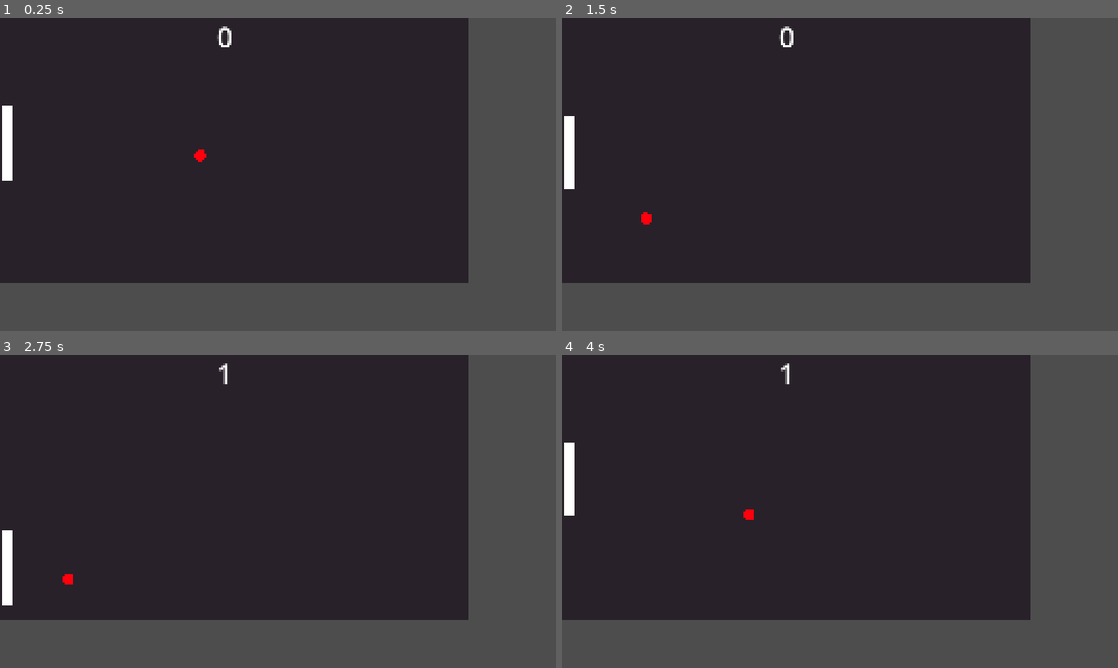
Above: before the commit, frames 1-4 (two rows, left to right).
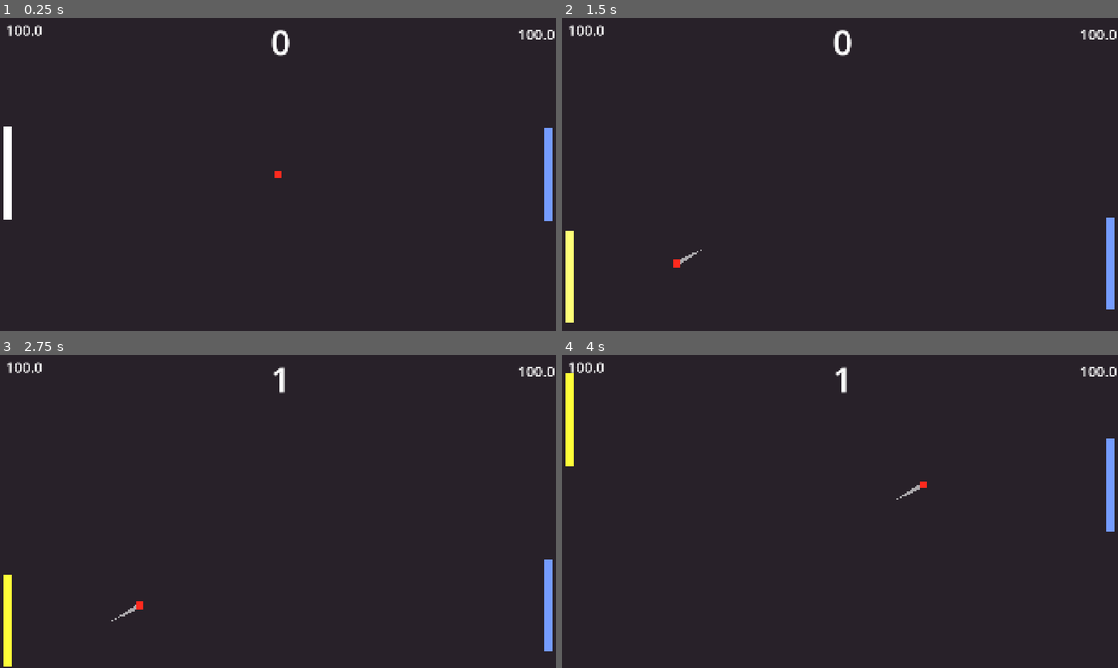
Above: after the commit, the same moments.

Repository: Vedomom/hyper-pong
Game: Godot game, scene res://Scenes/Court.tscn
Same seed, same stepped clock (60 frames per second), same inputs: the game is played once before the commit and once after it. The project has no main scene, so this scene is started directly.
Inputs:
- Up to frame 1 (0.25 s): no input
- Up to frame 2 (1.5 s): hold D (Right) 0.53-1.28 s; hold Space (Hit) 0.53-1.28 s; tap Shift (Roll) at 0.8, 1.35 s; hold S (Down) from 1.28 s (still down)
- Up to frame 3 (2.75 s): tap Space (Hit) at 1.55 s; release S (Down) at 2.03 s; hold D (Right) from 2.03 s (still down); hold Space (Hit) from 2.03 s (still down); tap Shift (Roll) at 2.3 s
- Up to frame 4 (4 s): release D (Right) at 2.78 s; release Space (Hit) at 2.78 s; hold W (Up) 2.78-3.53 s; tap Shift (Roll) at 2.85, 3.8 s; tap Space (Hit) at 3.05 s; hold A (Left) from 3.53 s (still down); hold Space (Hit) from 3.53 s (still down)

The runs differ from the first frame. In frame 1, 29% of the frame differs, in the area x 0-100%, y 0-100%; in frame 2, 30%; in frame 3, 30%; in frame 4, 30%.

Commit message:
added ball movement , an enemy AI, health , a trail , and the ability to die

Diff:
--- a/Scenes/Court.tscn
+++ b/Scenes/Court.tscn
@@ -2,17 +2,28 @@
 
 [ext_resource type="Script" uid="uid://txpkjvrook4q" path="res://Scripts/playerMovement.gd" id="1_n36lv"]
 [ext_resource type="Script" uid="uid://csxnwhwiii8af" path="res://Scripts/ballLogic.gd" id="2_kpgf4"]
+[ext_resource type="Script" uid="uid://fakuowg2ohf2" path="res://Scripts/CPUMovement.gd" id="3_h1ah7"]
 
 [sub_resource type="RectangleShape2D" id="RectangleShape2D_h1ah7"]
-size = Vector2(22, 163)
+size = Vector2(20, 163)
 
 [sub_resource type="BoxMesh" id="BoxMesh_kpgf4"]
-size = Vector3(0.5, 4, 1)
+size = Vector3(0.4, 4, 1)
 
-[sub_resource type="SphereMesh" id="SphereMesh_lhf37"]
+[sub_resource type="Curve" id="Curve_8xsaa"]
+_data = [Vector2(0, 0), 0.0, 0.79999995, 0, 1, Vector2(1, 0.79999995), 0.79999995, 0.0, 1, 0]
+point_count = 2
+metadata/_snap_enabled = true
+metadata/_snap_count = 100
 
 [sub_resource type="CircleShape2D" id="CircleShape2D_4wpvp"]
-radius = 28.0
+radius = 18.0
+
+[sub_resource type="RectangleShape2D" id="RectangleShape2D_4wpvp"]
+size = Vector2(20, 163)
+
+[sub_resource type="BoxMesh" id="BoxMesh_8xsaa"]
+size = Vector3(0.4, 4, 1)
 
 [sub_resource type="RectangleShape2D" id="RectangleShape2D_lhf37"]
 size = Vector2(1920, 50)
@@ -23,6 +34,12 @@
 [sub_resource type="LabelSettings" id="LabelSettings_8xsaa"]
 font_size = 120
 
+[sub_resource type="LabelSettings" id="LabelSettings_hxgs0"]
+font_size = 50
+
+[sub_resource type="LabelSettings" id="LabelSettings_h1ah7"]
+font_size = 50
+
 [node name="Court" type="Node2D" unique_id=430284900]
 
 [node name="background" type="ColorRect" parent="." unique_id=1777050252]
@@ -32,10 +49,16 @@
 offset_bottom = 1139.0
 color = Color(0.15711999, 0.1312, 0.16, 1)
 
-[node name="Player" type="CharacterBody2D" parent="." unique_id=1238354561]
-position = Vector2(30, 540)
+[node name="Player" type="CharacterBody2D" parent="." unique_id=1238354561 node_paths=PackedStringArray("score_lable", "health_lable")]
+position = Vector2(25, 536)
 scale = Vector2(2, 2)
 script = ExtResource("1_n36lv")
+speed = 1000.0
+lunge_speed = 2500.0
+lunge_time = 0.2
+lunge_cooldown = 3.0
+score_lable = NodePath("../Score")
+health_lable = NodePath("../PlayerHealth")
 
 [node name="Sprite" type="AnimatedSprite2D" parent="Player" unique_id=1496796032]
 visible = false
@@ -47,38 +70,82 @@
 scale = Vector2(40, 40)
 mesh = SubResource("BoxMesh_kpgf4")
 
-[node name="Ball" type="CharacterBody2D" parent="." unique_id=554946885 node_paths=PackedStringArray("score_lable")]
-position = Vector2(1.5258789e-05, 6.1035156e-05)
+[node name="Ball" type="CharacterBody2D" parent="." unique_id=554946885 node_paths=PackedStringArray("score_lable", "player", "cpu", "trail")]
+position = Vector2(960, 540)
 scale = Vector2(0.99999994, 0.99999994)
 script = ExtResource("2_kpgf4")
+initial_speed = 300.0
 score_lable = NodePath("../Score")
 speedStep = 5.0
+player = NodePath("../Player")
+cpu = NodePath("../CPU")
+trail = NodePath("shape/Trail")
 
-[node name="MeshInstance2D" type="MeshInstance2D" parent="Ball" unique_id=1796895758]
-modulate = Color(1, 0, 0.05000019, 1)
-position = Vector2(960, 540)
-scale = Vector2(50, 50)
-mesh = SubResource("SphereMesh_lhf37")
+[node name="shape" type="ColorRect" parent="Ball" unique_id=1796476045]
+z_index = 2
+anchors_preset = 8
+anchor_left = 0.5
+anchor_top = 0.5
+anchor_right = 0.5
+anchor_bottom = 0.5
+offset_left = -12.5
+offset_top = -12.5
+offset_right = 12.5
+offset_bottom = 12.5
+grow_horizontal = 2
+grow_vertical = 2
+color = Color(1, 0.16400003, 0.120000005, 1)
+
+[node name="Trail" type="Line2D" parent="Ball/shape" unique_id=752516855]
+top_level = true
+z_index = 1
+width = 20.0
+width_curve = SubResource("Curve_8xsaa")
+default_color = Color(1, 1, 1, 0.6156863)
 
 [node name="CollisionShape2D" type="CollisionShape2D" parent="Ball" unique_id=2104348753]
-position = Vector2(960, 540)
+position = Vector2(0.5, 0.5)
 shape = SubResource("CircleShape2D_4wpvp")
 
-[node name="Walls" type="StaticBody2D" parent="." unique_id=691731058]
+[node name="CPU" type="CharacterBody2D" parent="." unique_id=559363734 node_paths=PackedStringArray("ball", "paddle_shape", "health_lable")]
+modulate = Color(0.4587546, 0.60942096, 1, 1)
+position = Vector2(1895, 540)
+scale = Vector2(2, 2)
+script = ExtResource("3_h1ah7")
+ball = NodePath("../Ball")
+paddle_shape = NodePath("CollisionShape2D")
+health_lable = NodePath("../CPUHealth")
 
-[node name="top" type="CollisionShape2D" parent="Walls" unique_id=1586538994]
+[node name="CollisionShape2D" type="CollisionShape2D" parent="CPU" unique_id=931201223]
+shape = SubResource("RectangleShape2D_4wpvp")
+
+[node name="MeshInstance2D" type="MeshInstance2D" parent="CPU" unique_id=212327391]
+scale = Vector2(40, 40)
+mesh = SubResource("BoxMesh_8xsaa")
+
+[node name="Walls" type="Node" parent="." unique_id=767150607]
+
+[node name="WallTop" type="StaticBody2D" parent="Walls" unique_id=691731058]
+
+[node name="top" type="CollisionShape2D" parent="Walls/WallTop" unique_id=1586538994]
 position = Vector2(960, -25)
 shape = SubResource("RectangleShape2D_lhf37")
 
-[node name="bottom" type="CollisionShape2D" parent="Walls" unique_id=1393622524]
+[node name="WallBottom" type="StaticBody2D" parent="Walls" unique_id=2133038460]
+
+[node name="bottom" type="CollisionShape2D" parent="Walls/WallBottom" unique_id=1393622524]
 position = Vector2(960, 1105)
 shape = SubResource("RectangleShape2D_lhf37")
 
-[node name="left" type="CollisionShape2D" parent="Walls" unique_id=352198323]
+[node name="WallLeft" type="StaticBody2D" parent="Walls" unique_id=1743480674]
+
+[node name="left" type="CollisionShape2D" parent="Walls/WallLeft" unique_id=352198323]
 position = Vector2(-25, 540)
 shape = SubResource("RectangleShape2D_xmho0")
 
-[node name="right" type="CollisionShape2D" parent="Walls" unique_id=1779990559]
+[node name="WallRight" type="StaticBody2D" parent="Walls" unique_id=1306542772]
+
+[node name="right" type="CollisionShape2D" parent="Walls/WallRight" unique_id=1779990559]
 position = Vector2(1945, 540)
 shape = SubResource("RectangleShape2D_xmho0")
 
@@ -92,3 +159,27 @@
 grow_horizontal = 2
 text = "0"
 label_settings = SubResource("LabelSettings_8xsaa")
+
+[node name="PlayerHealth" type="Label" parent="." unique_id=1717140905]
+anchors_preset = 5
+anchor_left = 0.5
+anchor_right = 0.5
+offset_left = 48.0
+offset_top = 7.0
+offset_right = 117.0
+offset_bottom = 172.0
+grow_horizontal = 2
+text = "0"
+label_settings = SubResource("LabelSettings_hxgs0")
+
+[node name="CPUHealth" type="Label" parent="." unique_id=1774139381]
+anchors_preset = 5
+anchor_left = 0.5
+anchor_right = 0.5
+offset_left = 1817.0
+offset_top = 21.0
+offset_right = 1886.0
+offset_bottom = 186.0
+grow_horizontal = 2
+text = "0"
+label_settings = SubResource("LabelSettings_h1ah7")
--- /dev/null
+++ b/Scripts/CPUMovement.gd
@@ -0,0 +1,44 @@
+extends CharacterBody2D
+
+@export var speed: float = 500
+@export var accel: float = 10
+@export var ball: CharacterBody2D
+@export var paddle_shape : CollisionShape2D
+@export var health :float = 100.0
+@export var health_lable : Label
+var dist : float
+var step_size : float
+var win_height : float
+var paddle_height : float
+
+func _ready() -> void:
+	win_height = get_viewport_rect().size.y
+	paddle_height = paddle_shape.shape.size.y
+	print(paddle_height)
+
+func _physics_process(delta: float) -> void:
+
+	dist = position.y - ball.position.y
+	if abs(dist) > speed * delta:
+		step_size = speed * delta * sign(dist)
+	else:
+		step_size = dist
+
+
+	health_lable.text = str(health)
+
+	if health <= 0.0 :
+		death()
+
+	if health < 30:
+		health_lable.label_settings.font_color = Color(1, 0, 0, 1)
+
+	position.y -= step_size
+
+	position.y = clamp(position.y, paddle_height, win_height - paddle_height)
+
+
+	position.x = clampf(position.x, 1895, 1895)
+
+func death():
+	ball.score_lable.text = "You Win"
--- a/Scripts/ballLogic.gd
+++ b/Scripts/ballLogic.gd
@@ -3,20 +3,85 @@
 @export var initial_speed := 200.0
 @export var score_lable : Label
 @export var speedStep : float
+@export var player: CharacterBody2D
+@export var cpu : CharacterBody2D
+@export var trail : Line2D
+@export var trail_length : int = 10
 var direction := Vector2(-1, randf())
-var speed := initial_speed
+var speed := 0.0
 var score_count := 0
+var is_reset := true
+var curve : float = 0.0
+var curve_sign : int
+
+
+func _ready() -> void:
+	trail.clear_points()
 
 func _physics_process(delta: float) -> void:
+
+	trail.add_point(position)
+	if trail.get_point_count() > trail_length:
+		trail.remove_point(0)
+
+
 	var coll_info = move_and_collide(velocity * delta)
-
 	if coll_info:
 		direction = direction.bounce(coll_info.get_normal())
-		if coll_info.get_collider().name == "Player":
+		direction.y = clamp(direction.y, -1, 1)
+		direction.x = 1 * sign(direction.x)
+		curve = move_toward(curve, 0, 0.1)
+		curve_sign = sign(curve)
+		if coll_info.get_collider().name == "Player" or coll_info.get_collider().name == "CPU":
 			speed += speedStep
 			score_count += 1
 			score_lable.text = str(score_count)
+			if coll_info.get_collider().velocity.y:
+				if coll_info.get_collider().velocity.y > coll_info.get_collider().speed:
+					curve = 0.8
+				else :
+					curve = 0.5
+				curve_sign = -sign(coll_info.get_collider().velocity.y)
 
+		if coll_info.get_collider().name == "Player" and direction.x != 1:
+			direction.x = 1
+
+		if coll_info.get_collider().name == "CPU" and direction.x != -1:
+			direction.x = -1
+
+
+		if coll_info.get_collider().name == "WallLeft" or coll_info.get_collider().name == "WallRight" or (coll_info.get_collider().name == "CPU" and !velocity and !is_reset):
+			trail.clear_points()
+			position = Vector2(960, 540)
+
+			if coll_info.get_collider().name == "WallLeft":
+				deduct_health(player)
+			else :
+				deduct_health(cpu)
+
+			speed = 0
+			score_count = 0
+			score_lable.text = str(score_count)
+			direction = Vector2(-1, randf())
+			is_reset = true
+
+
+	if Input.is_action_pressed("Hit") and is_reset:
+		speed = initial_speed
+		is_reset = false
+
+
+
+
+	direction.y += curve * delta * curve_sign
 	velocity = direction * speed
 
+	position = clamp(position, Vector2(18, 18), Vector2(1920 -18, 1080 -18))
+
+
 	move_and_collide(velocity * delta)
+
+
+func deduct_health(subject):
+	subject.health -= score_count
+	subject.health = clampf(subject.health, 0.0, 100.0)
--- a/Scripts/playerMovement.gd
+++ b/Scripts/playerMovement.gd
@@ -1,19 +1,60 @@
 extends CharacterBody2D
 
 
-const SPEED = 500.0
-const ACC = 5
+@export var speed :float = 500.0
+@export var  accel :float = 10
+@export var lunge_speed : float
+@export var lunge_time : float
+@export var lunge_cooldown : float
+@export var health :float = 100.0
+@export var score_lable: Label
+@export var health_lable : Label
 
+var lunge_timer := 0.0
+var lunge_direction : float
+var is_dashing = false
+var cooldown_timer:= 0.0
 
 func _physics_process(delta: float) -> void:
 
 	#var direction_H := Input.get_axis("Left", "Right")
 	var direction_V := Input.get_axis("Up", "Down")
 	if direction_V:
-		#velocity.x = lerp(velocity.x, direction_H * SPEED, ACC * delta)
-		velocity.y = lerp(velocity.y, direction_V * SPEED, ACC * delta)
+		if Input.is_action_just_pressed("Roll") and lunge_timer <= 0.0 and cooldown_timer <= 0.0:
+			lunge_timer = lunge_time
+			lunge_direction = direction_V
+			cooldown_timer = lunge_cooldown
+
+
+		if lunge_timer <= 0.0 :
+			velocity.y = lerp(velocity.y, direction_V * speed, accel * delta)
 	else:
-		#velocity.x = move_toward(velocity.x, 0, 20)
-		velocity.y = move_toward(velocity.y, 0, 20)
+		if lunge_timer <= 0.0 :
+			velocity.y = move_toward(velocity.y, 0, 250)
+
+	if lunge_timer > 0.0 :
+		velocity.y = lunge_speed * lunge_direction
+
+	if cooldown_timer > 0.0:
+		modulate = lerp(modulate, Color(1, 1, 0.22), delta * accel *0.8)
+	else:
+		modulate = lerp(modulate, Color(1, 1, 1), delta * accel* 0.8)
+
+	health_lable.text = str(health)
+
+	if health <= 0.0 :
+		death()
+
+	if health < 30:
+		health_lable.label_settings.font_color = Color(1, 0, 0, 1)
+
+	velocity.x = 0.0
+	position.x = clampf(position.x, 25, 25)
+	lunge_timer -= delta
+	cooldown_timer -= delta
 
 	move_and_slide()
+
+
+func death():
+	score_lable.text = "You died"
--- a/project.godot
+++ b/project.godot
@@ -18,8 +18,9 @@
 
 window/size/viewport_width=1920
 window/size/viewport_height=1080
+window/size/mode=2
 window/stretch/mode="canvas_items"
-window/stretch/scale=0.8
+window/stretch/aspect="ignore"
 
 [input]
 
Not shown, added: Scripts/CPUMovement.gd.uid
